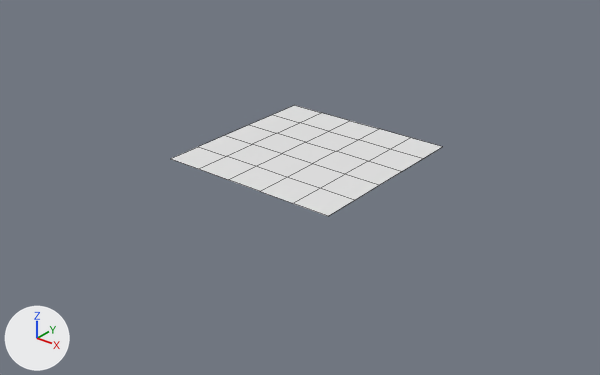
Before and after pictures for a commit that changed the Blender file Assets/Visuals/Models/BlendFiles/water-subdivided-plane.blend.
Camera for both pictures: a 50 mm camera at (48.6, -62.2, 34.2) aimed at (0.3, -1.8, -3.2). Lighting does not change. The marker at lower left points along +X, +Y and +Z. Mesh edges are drawn as thin lines.

Names of what the first picture shows: 'PlaneWide'.
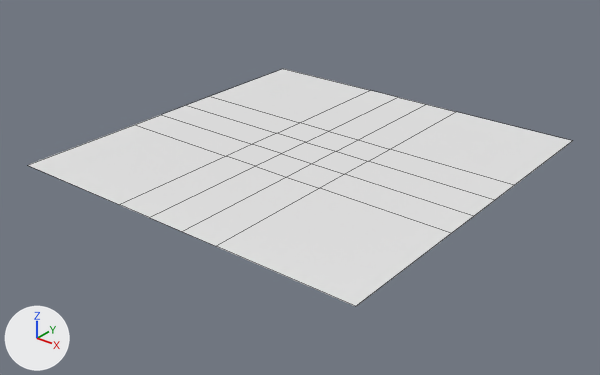
Changed parts and their boxes [x1, y1, x2, y2] in the pictures (600 x 375 px):
'PlaneWide', reshaped (100% wider, 112% taller): before [171, 105, 442, 216]; after [28, 69, 572, 306]

What changed in the scene script:
```text
Change me_plane:
    used by ob_planewide; location = (0.0, 0.0, 0.0)
    remove me_plane.from_pydata(...)  # 36 vertices, 25 faces; spans x -10.0..10.0, y -10.0..10.0, z 0.0
    add me_plane.from_pydata(...)  # 36 vertices, 25 faces; spans x -20.0..20.0, y -20.0..20.0, z 0.0
    me_plane part 1
    20 vertices are removed from x -10.0..10.0, y -10.0..10.0, z 0.0
    16 faces are deleted
    4 vertices are added at (-20.0, 6.0, 0.0), (-20.0, 2.0, 0.0), (-20.0, -6.0, 0.0), (-20.0, -2.0, 0.0)
    5 new vertices lie (0.0, 14.0, 0.0) away from vertices in x -20.0..6.0, y 6.0, z 0.0
    5 new vertices lie (14.0, 0.0, 0.0) away from vertices in x 6.0, y -6.0..20.0, z 0.0
    6 new vertices lie (0.0, -14.0, 0.0) away from vertices in x -20.0..20.0, y -6.0, z 0.0
    16 new faces join them
```
